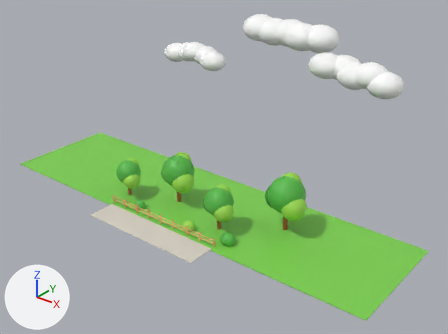
A saved change to the FBX model EvolutionShop/Assets/EvolutionShop/Resources/Art/GrowthKit/Street.fbx.
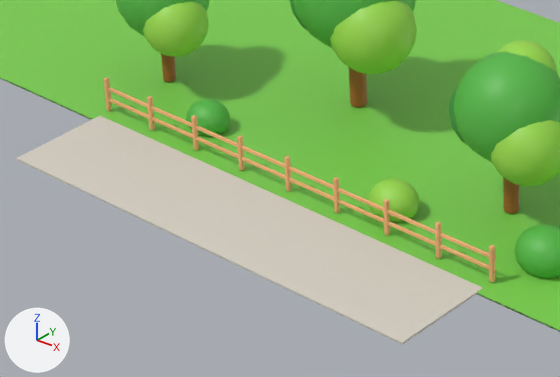
Old and new are each drawn whole from a 50 mm lens placed at (33.6, -26.2, 28.2), pointed at (-0.8, 16.8, 1.5) and again close up on the part from 19% to 52% of the width and 52% to 81% of the height. Arrows for +X, +Y and +Z are at lower left; the lights stay in place. The first two pictures are the older version. Where no turn or scale is listed for an object, it has been applied to the vertices.

Objects in the first close-up: 'Street mesh'.
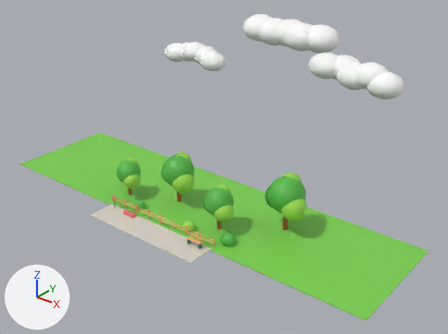
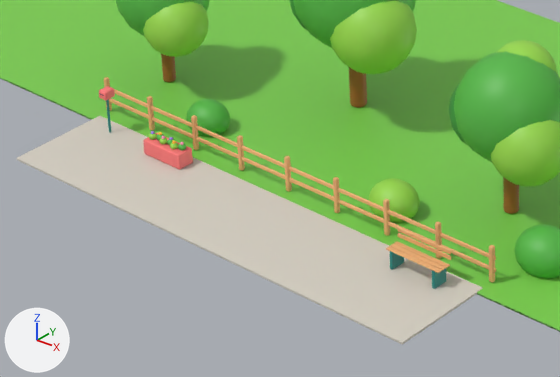
What differs and where, as boxes (x1, y1, x2, y2) in the close-ups (560 x 377 px):
part 1 of me_cube_399, added: after (432, 269, 446, 289)
part 2 of me_cube_399, added: after (390, 251, 404, 270)
part 3 of me_cube_399, added: after (394, 241, 450, 268)
part 4 of me_cube_399, added: after (390, 244, 446, 270)
part 5 of me_cube_399, added: after (386, 246, 442, 273)
part 6 of me_cube_399, added: after (398, 233, 451, 260)
part 7 of me_cube_399, added: after (398, 227, 451, 255)
part 8 of me_cube_399, added: after (178, 144, 186, 150)
part 9 of me_cube_399, added: after (170, 143, 178, 149)
part 10 of me_cube_399, added: after (148, 133, 157, 140)
part 11 of me_cube_399, added: after (106, 99, 111, 132)
part 12 of me_cube_399, added: after (99, 86, 115, 100)
part 13 of me_cube_399, added (red): after (143, 133, 193, 170)

Diff of the bpy script that builds the scene:
```diff
--- a/EvolutionShop/Assets/EvolutionShop/Resources/Art/GrowthKit/Street.fbx.py
+++ b/EvolutionShop/Assets/EvolutionShop/Resources/Art/GrowthKit/Street.fbx.py
@@ me_cube_399 @@
-me_cube_399.from_pydata(...)  # 8024 vertices, 8430 faces; spans x -20.0..20.0, y 4.1..36.6, z -0.2..12.5
+me_cube_399.from_pydata(...)  # 10916 vertices, 11404 faces; spans x -20.0..20.0, y 4.1..36.6, z -0.2..12.5
+# me_cube_399 part 1: the loose piece of 152 vertices spanning x 4.4..4.6, y 6.9..7.1, z 0.0..0.9 is copied, and the copy is scaled about its middle by (0.73, 4.41, 0.488), then moved by (0.7, -0.8, -0.2), in mat_gk_tealdark (cyan #15867f); it spans x 5.2, y 6.0..6.4, z 0.0..0.4
+# me_cube_399 part 2: the loose piece of 152 vertices spanning x 4.4..4.6, y 6.9..7.1, z 0.0..0.9 is copied, and the copy is scaled about its middle by (0.73, 4.41, 0.488), then moved by (-0.5, -0.8, -0.2), in mat_gk_tealdark (cyan #15867f); it spans x 4.0, y 6.0..6.4, z 0.0..0.4
+# me_cube_399 part 3: the loose piece of 152 vertices spanning x -6.1..6.1, y 7.0, z 0.3..0.4 is copied, and the copy is scaled about its middle by (0.122, 2.43, 0.386), then moved by (4.6, -0.7, 0.1); it spans x 3.8..5.3, y 6.3..6.4, z 0.4..0.5
+# me_cube_399 part 4: the loose piece of 152 vertices spanning x -6.1..6.1, y 7.0, z 0.3..0.4 is copied, and the copy is scaled about its middle by (0.122, 2.43, 0.386), then moved by (4.6, -0.8, 0.1); it spans x 3.8..5.3, y 6.1..6.3, z 0.4..0.5
+# me_cube_399 part 5: the loose piece of 152 vertices spanning x -6.1..6.1, y 7.0, z 0.3..0.4 is copied, and the copy is scaled about its middle by (0.122, 2.43, 0.386), then moved by (4.6, -0.9, 0.1); it spans x 3.8..5.3, y 6.0..6.1, z 0.4..0.5
+# me_cube_399 part 6: the loose piece of 152 vertices spanning x -6.1..6.1, y 7.0, z 0.6..0.7 is copied, and the copy is scaled about its middle by (0.122, 0.643, 1.18), then moved by (4.6, -0.6, 0.0); it spans x 3.8..5.3, y 6.4, z 0.6..0.7
+# me_cube_399 part 7: the loose piece of 152 vertices spanning x -6.1..6.1, y 7.0, z 0.6..0.7 is copied, and the copy is scaled about its middle by (0.122, 0.643, 1.18), then moved by (4.6, -0.6, 0.1); it spans x 3.8..5.3, y 6.4, z 0.7..0.8
+# me_cube_399 part 8: a new loose piece, a UV sphere (14 segments, 8 rings, poles along z) spanning x -2.85..-2.65, y 6.24..6.44, z 0.38..0.54, in mat_gk_green (green #56b947)
+# me_cube_399 part 9: a new loose piece, a UV sphere (14 segments, 8 rings, poles along z) spanning x -3.03..-2.83, y 6.16..6.36, z 0.38..0.54, in mat_gk_lime (green #9bdb4d)
+# me_cube_399 part 10: a new loose piece, a UV sphere (14 segments, 8 rings, poles along z) spanning x -3.75..-3.55, y 6.16..6.36, z 0.38..0.54, in mat_gk_lime (green #9bdb4d)
+# me_cube_399 part 11: the loose piece of 256 vertices spanning x -6.2..-5.8, y 8.8..9.2, z 0.0..1.8 is copied, and the copy is scaled about its middle by (0.186, 0.186, 0.564), then moved by (0.8, -2.7, -0.4), in mat_gk_tealdark (cyan #15867f); it spans x -5.2, y 6.3, z 0.0..1.0
+# me_cube_399 part 12: the loose piece of 152 vertices spanning x -4.6..-4.4, y 6.9..7.1, z 0.0..0.9 is copied, and the copy is scaled about its middle by (2.42, 3.11, 0.207), then moved by (-0.7, -0.7, 0.6), in mat_gk_coral (red #ff7a7a); it spans x -5.3..-5.1, y 6.1..6.5, z 0.9..1.2
+# me_cube_399 part 13: a new loose piece of 152 vertices spanning x -3.8..-2.6, y 6.1..6.5, z 0.0..0.4, in mat_gk_coral (red #ff7a7a)
+# other edits to the shape of me_cube_399 do not show in these pictures
 me_cube_399.materials.append(mat_gk_pavement)
@@ me_cube_399 @@
 me_cube_399.materials.append(mat_gk_cloud)
+me_cube_399.materials.append(mat_gk_tealdark)  # cyan #15867f
+me_cube_399.materials.append(mat_gk_coral)  # red #ff7a7a
+me_cube_399.materials.append(mat_gk_pink)  # pink #ff9ec4
+me_cube_399.materials.append(mat_gk_yellow)  # yellow #ffc93c
+me_cube_399.materials.append(mat_gk_lilac)  # purple #a98bff
+me_cube_399.materials.append(mat_gk_ink)  # dark blue #2b3a55
```
